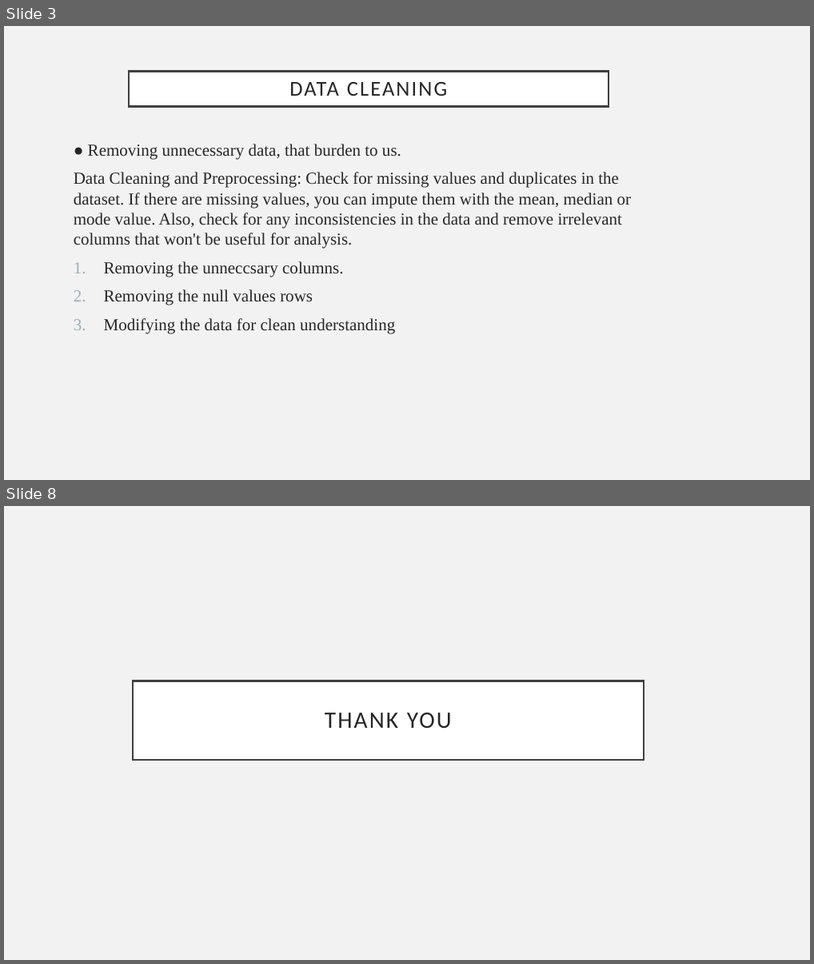
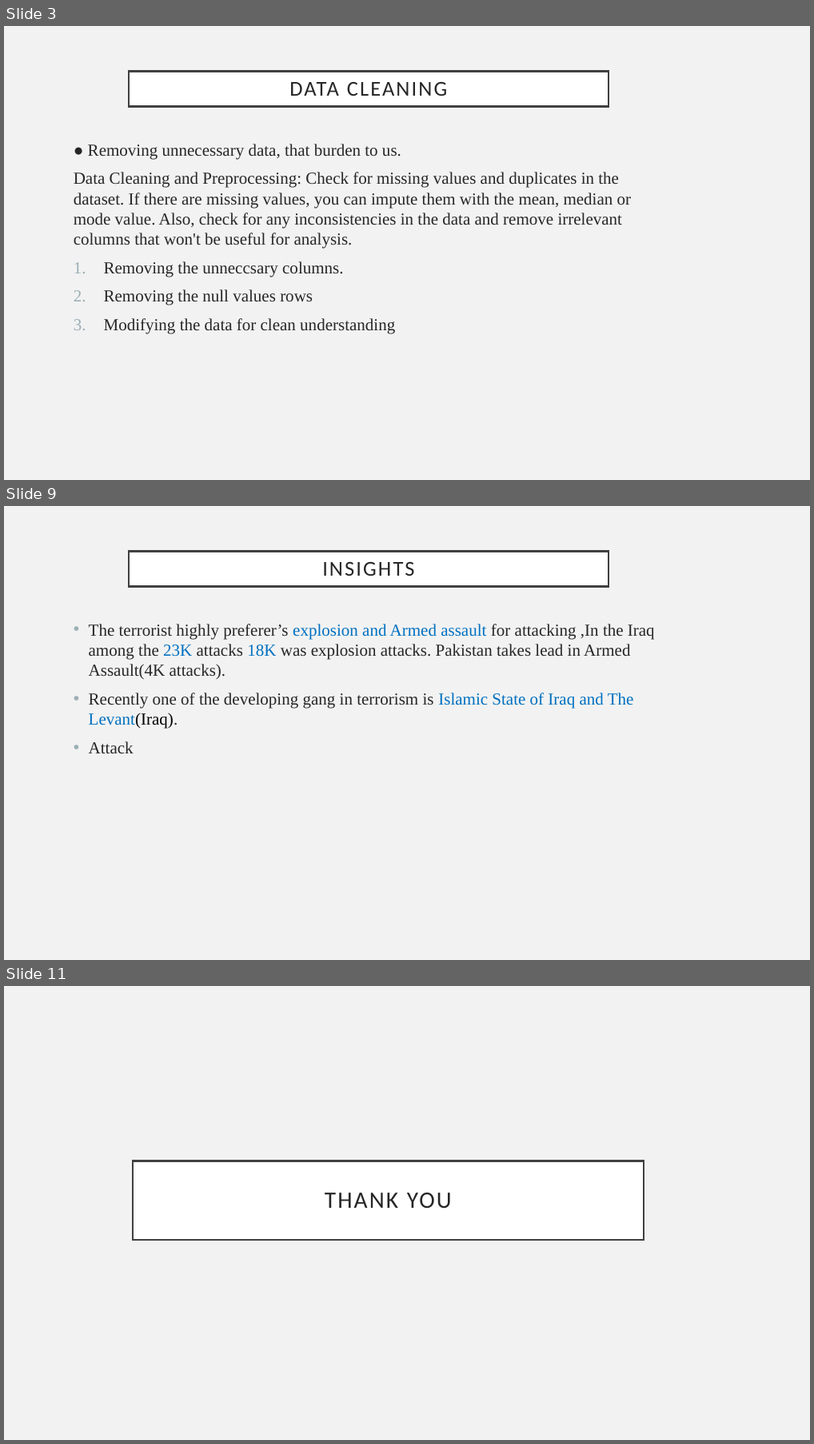
Before and after one commit to gokulrajar15/Global-Terrorism-Analysis-Using-Power-BI, a slide deck: ppt.pptx. Shown one above the other, each under a label of ours: slides 3 and 8 before the commit, slides 3, 9 and 11 after it; the slides between them are not shown. The pictures are 814x964 and 814x1444 pixels, drawn with LibreOffice and Linux fonts; fonts in the diff are those of the drawing. Boxes give left, top, right and bottom in pixels: in the first picture for what was removed or moved away, otherwise in the second. Text is boxed around its words. In the diff, an @@ line names an element or a change of style, - is before the commit and + after.

```diff
--- a/ppt.pptx
+++ b/ppt.pptx
@@ slide 9 added at (4, 506, 810, 960), background #F2F2F2 @@
@@ title added at (129, 551, 609, 587), fill #FFFFFF, outline #404040 2.5 pt, 25.2 pt, text #262626 @@
+INSIGHTS
@@ text added at (89, 624, 655, 753), 20 pt, text #262626 @@
+• The terrorist highly preferer’s explosion and Armed assault for attacking ,In the Iraq among the 23K attacks 18K was explosion attacks. Pakistan takes lead in Armed Assault(4K attacks).
+• Recently one of the developing gang in terrorism is Islamic State of Iraq and The Levant(Iraq).
+• Attack
@@ what was slide 8 is now slide 11 @@
```
Also in this commit, not shown: 4 slides changed, 2 other slides added, 1 other file.
